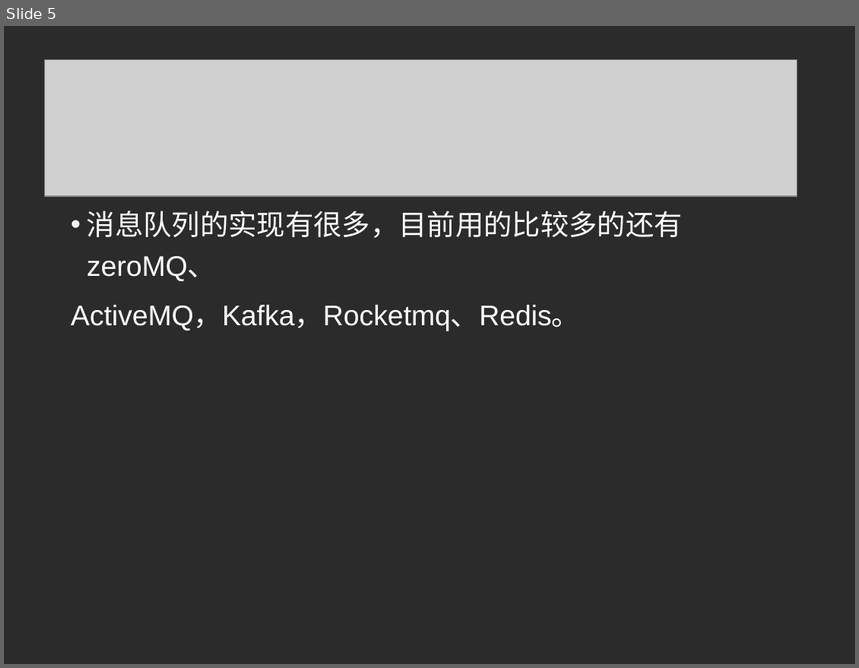
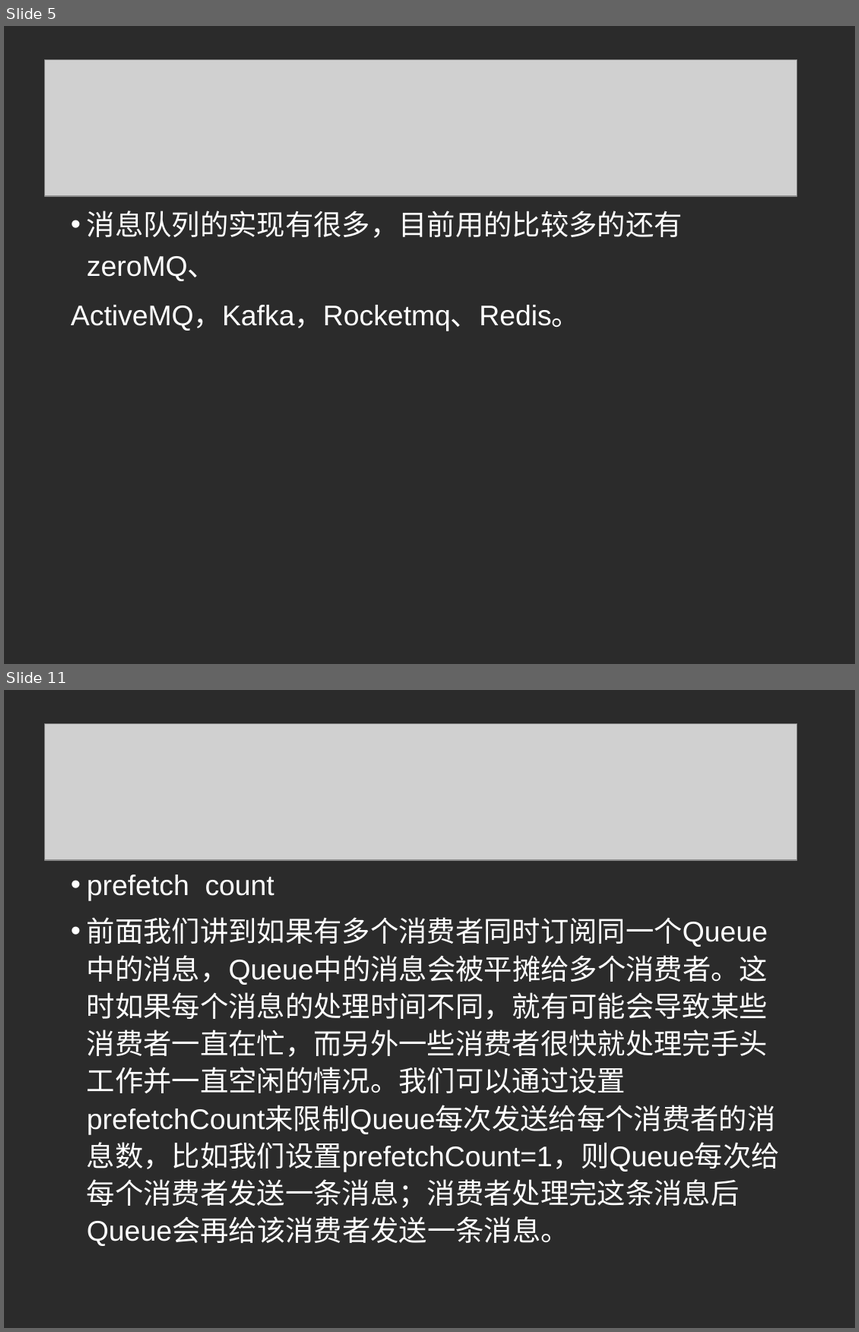
Before and after one commit to t1xuwei/rabbitmq_prj, a slide deck: rabbitmq_test/resources/消息队列-rabbitmq.ppt. Shown one above the other, each under a label of ours: slide 5 before the commit, slides 5 and 11 after it; the slides between them are not shown. The pictures are 859x668 and 859x1332 pixels, drawn with LibreOffice and Linux fonts; fonts in the diff are those of the drawing; grey boxes stand for pictures; background and template pictures are left out; a plain dark background stands for a picture behind light text. Boxes give left, top, right and bottom in pixels: in the first picture for what was removed or moved away, otherwise in the second. Text is boxed around its words. In the diff, an @@ line names an element or a change of style, - is before the commit and + after.

```diff
--- a/rabbitmq_test/resources/消息队列-rabbitmq.ppt
+++ b/rabbitmq_test/resources/消息队列-rabbitmq.ppt
@@ slide 11 added at bbox=[4, 690, 855, 1328], background picture (left out) @@
@@ picture added at bbox=[45, 723, 797, 860] @@
@@ text added at bbox=[87, 875, 780, 1246], 24 pt, text #FFFFFF @@
+• prefetch count
+• 前面我们讲到如果有多个消费者同时订阅同一个Queue中的消息，Queue中的消息会被平摊给多个消费者。这时如果每个消息的处理时间不同，就有可能会导致某些消费者一直在忙，而另外一些消费者很快就处理完手头工作并一直空闲的情况。我们可以通过设置prefetchCount来限制Queue每次发送给每个消费者的消息数，比如我们设置prefetchCount=1，则Queue每次给每个消费者发送一条消息；消费者处理完这条消息后Queue会再给该消费者发送一条消息。
```
Also in this commit, not shown: 4 other slides added, 3 slides removed.
